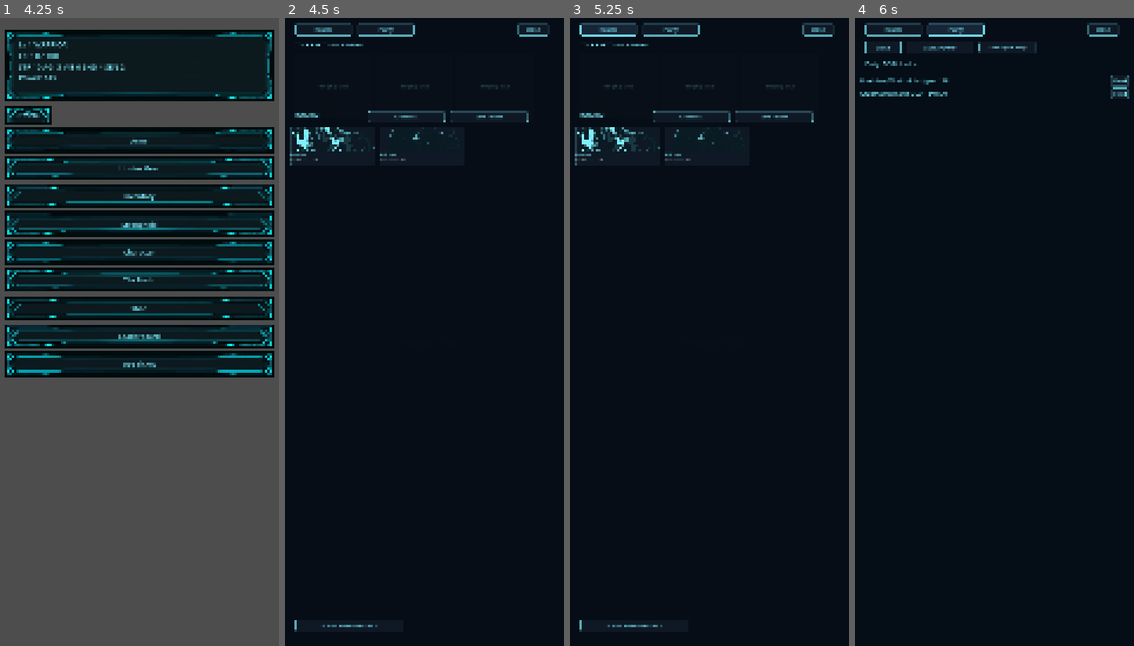
Above: before the commit, frames 1-4 (left to right).
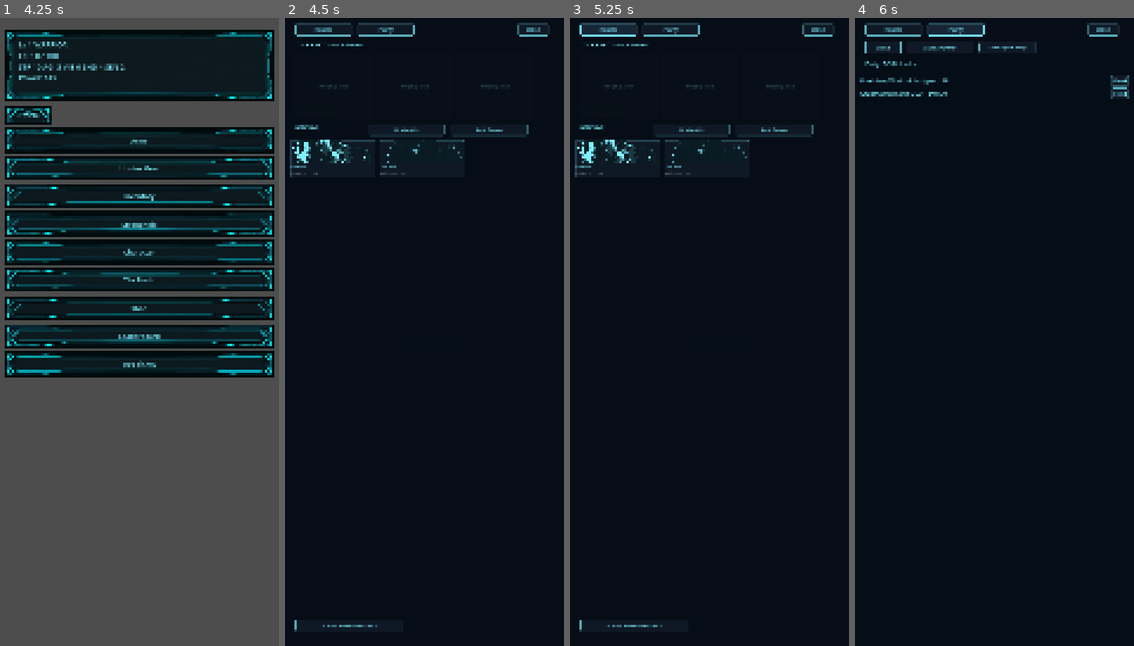
Above: after the commit, the same moments.

Repository: Luke-AI-Developments/HollowHunter
Game: Godot game, scene res://scenes/boot_loader.tscn
The game is run twice, just before and just after one commit, with the same random seed, the same clock (stepped at 60 frames per second) and the same inputs.
Inputs (mouse positions are in pixels of both pictures, inside the frame that each line leads up to):
- Up to frame 1 (4.25 s): tap Enter at 0.5 s; move the mouse to (200, 300) at 0.52 s; hold Shift 0.53-1.25 s; click (200, 300) at 0.67 s; click (53, 175) at 1.27 s; click "Warrior" at 2 s; click "Let's go" at 2.75 s; click "☰ Menu" at 3.5 s
- Up to frame 2 (4.5 s): click "Army" at 4.25 s
- Up to frame 3 (5.25 s): click "Roster" at 5 s
- Up to frame 4 (6 s): click "Party" at 5.75 s

Frame 1 is identical in both runs. In frame 2, 1.7% of the frame differs, in the area x 1-88%, y 14-26%; in frame 3, 1.7%; in frame 4, nothing differs.

Commit message:
fix: whole-branch review -- correct boot_splash keys, RosterTab overlap, gdlint/gdformat, stale docs

Diff:
--- a/content/traits.json
+++ b/content/traits.json
@@ -1,5 +1,5 @@
 {
-  "_comment": "§6b shadow traits. effect_text is player-faci …(201 unchanged characters)… the mean of their combat_pct magnitudes) so the roster's power number and Mass-Convert's weakest-first ranking reflect them — the full per-stat combat_pct still applies in battle; this is display/ranking only, not a second combat bonus. The 7 power_pct-only traits still name …(177 unchanged characters)…
+  "_comment": "§6b shadow traits. effect_text is player-faci …(201 unchanged characters)… the mean of their combat_pct magnitudes): the derived power_pct moves the shown power number (roster sort, Mass-Convert ranking, and — with negligible magnitude — Army-Synergy and rank-trial power), and it does NOT stack a second time onto the shadow's own battle combat stats, which come solely from combat_pct. The 7 power_pct-only traits still name …(177 unchanged characters)…
   "traits": [
     { "id": "sturdy",          "name": "Sturdy",           "rarity": "common",    "polarity": "positive", "effect_text": "+HP", "mods": {"combat_pct": {"VIT": 0.10}, "power_pct": 0.05} },
     { "id": "keen",            "name": "Keen",             "rarity": "common",    "polarity": "positive", "effect_text": "+ATK", "mods": {"combat_pct": {"STR": 0.10, "SEN": 0.10}, "power_pct": 0.05} },
--- a/core/battle.gd
+++ b/core/battle.gd
@@ -13,9 +13,11 @@
 ## max_hp, patk, matk, def, crit_chance, speed, cooldowns
 ## {move_id: turns_left}, is_taunting, taunt_turns, atk_multiplier,
 ## atk_buff_turns, def_multiplier, def_mod_turns, poison_turns,
-## poison_damage, shield_hp, turns_until_big_hit (bosses only)}. Build
-## these via make_ally_combatant()/make_enemy_combatant() below rather
-## than by hand.
+## poison_damage, shield_hp, turns_until_big_hit (bosses only),
+## trait_flags (Dictionary of 5 bools:
+## bloodhunger/warcaller/frostblooded/relentless/executioner),
+## family (String, enemies only)}. Build these via
+## make_ally_combatant()/make_enemy_combatant() below rather than by hand.
 ##
 ## MASSIVE gap between what §16 specifies and what a working turn engine
 ## needs, flagged in full here rather than scattered: the doc gives move
@@ -40,11 +42,16 @@
 const BOSS_BIG_HIT_MULTIPLIER := 2.0  ## the doc's own number: "~2x a normal attack"
 const LOW_HP_THRESHOLD := ShadowAI.LOW_HP_THRESHOLD  ## same threshold ShadowAI targets by
 
-const FROSTBLOODED_FAMILY := "Rime Sylphs"  ## invented v0: frostblooded's "Rime" target family (content/monsters.json)
-const TRAIT_DAMAGE_BONUS := 1.25  ## invented v0: executioner (vs boss) / frostblooded (vs Rime) damage multiplier
-const BLOODHUNGER_HEAL_FRAC := 0.15  ## invented v0: on-kill self-heal, fraction of the killer's max HP
-const WARCALLER_AURA := 0.08  ## invented v0: party-wide PATK/MATK bump if any party member has warcaller
-const RELENTLESS_COOLDOWN_TICK := 2  ## invented v0: cooldown decrement per turn for a relentless actor (vs 1)
+## invented v0: frostblooded's "Rime" target family (content/monsters.json)
+const FROSTBLOODED_FAMILY := "Rime Sylphs"
+## invented v0: executioner (vs boss) / frostblooded (vs Rime) damage multiplier
+const TRAIT_DAMAGE_BONUS := 1.25
+## invented v0: on-kill self-heal, fraction of the killer's max HP
+const BLOODHUNGER_HEAL_FRAC := 0.15
+## invented v0: party-wide PATK/MATK bump if any party member has warcaller
+const WARCALLER_AURA := 0.08
+## invented v0: cooldown decrement per turn for a relentless actor (vs 1)
+const RELENTLESS_COOLDOWN_TICK := 2
 
 const _BATTLE_TRAIT_IDS := ["bloodhunger", "warcaller", "frostblooded", "relentless", "executioner"]
 
@@ -62,6 +69,10 @@
 var _rng: RandomNumberGenerator
 
 
+## `_apply_warcaller_aura()` mutates the passed-in party combatant dicts in
+## place, so constructing a second `Battle` over the same array objects would
+## re-apply the aura -- callers build fresh combatant dicts per fight
+## (`main.gd._build_battle_party` does).
 func _init(
 	party_combatants: Array,
 	enemy_combatants: Array,
--- a/core/game_logic.gd
+++ b/core/game_logic.gd
@@ -81,6 +81,11 @@
 const ESSENCE_PER_SCRAPPED_ITEM := {
 	"COMMON": 2, "UNCOMMON": 4, "RARE": 8, "EPIC": 16, "LEGENDARY": 32
 }
+
+# --- §6b part 3 economy traits: invented v0 -- +Essence per fielded shadow
+# carrying the trait, applied by trait_essence_multiplier() below. ---
+const SCAVENGER_ESSENCE_BONUS := 0.10
+const SOULBOUND_ESSENCE_BONUS := 0.20
 
 
 # --- Progression (§3): linear curve ---
@@ -343,10 +348,6 @@
 	return int(ESSENCE_PER_SCRAPPED_ITEM.get(rarity, 0))
 
 
-const SCAVENGER_ESSENCE_BONUS := 0.10  ## §6b part 3, invented v0: +Essence per fielded scavenger shadow
-const SOULBOUND_ESSENCE_BONUS := 0.20  ## §6b part 3, invented v0: +Essence per fielded soulbound shadow
-
-
 ## §6b part 3: multiplier applied to gate / Nadir-floor Essence rewards for the
 ## economy traits carried by the FIELDED party. `party_trait_ids` is a flat
 ## Array[String] of every trait id across the fielded shadows (duplicates
--- a/project.godot
+++ b/project.godot
@@ -13,8 +13,8 @@
 config/features=PackedStringArray("4.3", "Mobile")
 config/icon="res://icon.svg"
 run/main_scene="res://scenes/boot_loader.tscn"
-config/boot_splash/show_image=false
-config/boot_splash/bg_color=Color(0.019, 0.043, 0.07, 1)
+boot_splash/show_image=false
+boot_splash/bg_color=Color(0.019, 0.043, 0.07, 1)
 
 [display]
 
--- a/scenes/army_view.gd
+++ b/scenes/army_view.gd
@@ -194,7 +194,7 @@
 	card.add_child(box)
 
 	var portrait := TextureRect.new()
-	portrait.custom_minimum_size = Vector2(0, (150 if big else 92))
+	portrait.custom_minimum_size = Vector2(0, 150 if big else 92)
 	portrait.expand_mode = TextureRect.EXPAND_IGNORE_SIZE
 	portrait.stretch_mode = TextureRect.STRETCH_KEEP_ASPECT_COVERED
 	portrait.mouse_filter = Control.MOUSE_FILTER_IGNORE
--- a/scenes/main.tscn
+++ b/scenes/main.tscn
@@ -530,7 +530,7 @@
 theme_override_constants/separation = 12
 
 [node name="BenchHeader" type="Node2D" parent="GameUI/ArmyPanel/RosterTab"]
-position = Vector2(0, 360)
+position = Vector2(0, 410)
 
 [node name="Title" type="Label" parent="GameUI/ArmyPanel/RosterTab/BenchHeader"]
 offset_left = 40.0
@@ -555,7 +555,7 @@
 
 [node name="BenchScroll" type="ScrollContainer" parent="GameUI/ArmyPanel/RosterTab"]
 offset_left = 20.0
-offset_top = 420.0
+offset_top = 470.0
 offset_right = 1060.0
 offset_bottom = 2300.0
 
--- a/tests/unit/test_battle.gd
+++ b/tests/unit/test_battle.gd
@@ -84,7 +84,12 @@
 
 func test_ally_combatant_resolves_known_battle_trait_ids_to_flags() -> void:
 	var c := Battle.make_ally_combatant(
-		"x", "WARRIOR", 1, GameLogic.stats_from(1, "WARRIOR"), "", 0.0,
+		"x",
+		"WARRIOR",
+		1,
+		GameLogic.stats_from(1, "WARRIOR"),
+		"",
+		0.0,
 		["executioner", "bloodhunger", "sturdy", "not_a_trait"]
 	)
 	var f: Dictionary = c["trait_flags"]
@@ -506,7 +511,9 @@
 
 func test_executioner_and_frostblooded_stack_multiplicatively() -> void:
 	var plain := _one_hit_damage([], true, Battle.FROSTBLOODED_FAMILY, 4)
-	var both := _one_hit_damage(["executioner", "frostblooded"], true, Battle.FROSTBLOODED_FAMILY, 4)
+	var both := _one_hit_damage(
+		["executioner", "frostblooded"], true, Battle.FROSTBLOODED_FAMILY, 4
+	)
 	var expected := Battle.TRAIT_DAMAGE_BONUS * Battle.TRAIT_DAMAGE_BONUS
 	assert_almost_eq(float(both) / float(plain), expected, 0.06)
 
--- a/tests/unit/test_game_logic.gd
+++ b/tests/unit/test_game_logic.gd
@@ -271,4 +271,6 @@
 
 func test_trait_essence_multiplier_stacks_duplicates_and_ignores_others() -> void:
 	assert_almost_eq(GameLogic.trait_essence_multiplier(["scavenger", "scavenger"]), 1.20, 0.0001)
-	assert_almost_eq(GameLogic.trait_essence_multiplier(["sturdy", "executioner", "soulbound"]), 1.20, 0.0001)
+	assert_almost_eq(
+		GameLogic.trait_essence_multiplier(["sturdy", "executioner", "soulbound"]), 1.20, 0.0001
+	)
Not shown, added: scenes/boot_loader.gd.uid
Not shown, added: shaders/shadow_recolor.gdshader.uid
Not shown, added: tests/unit/test_art_paths.gd.uid
